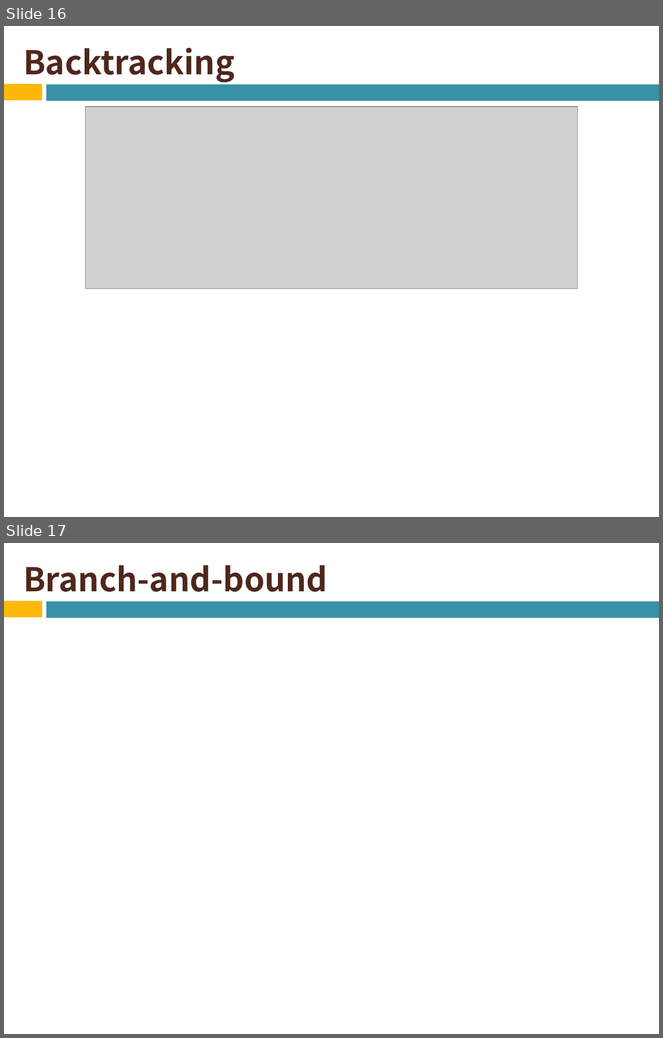
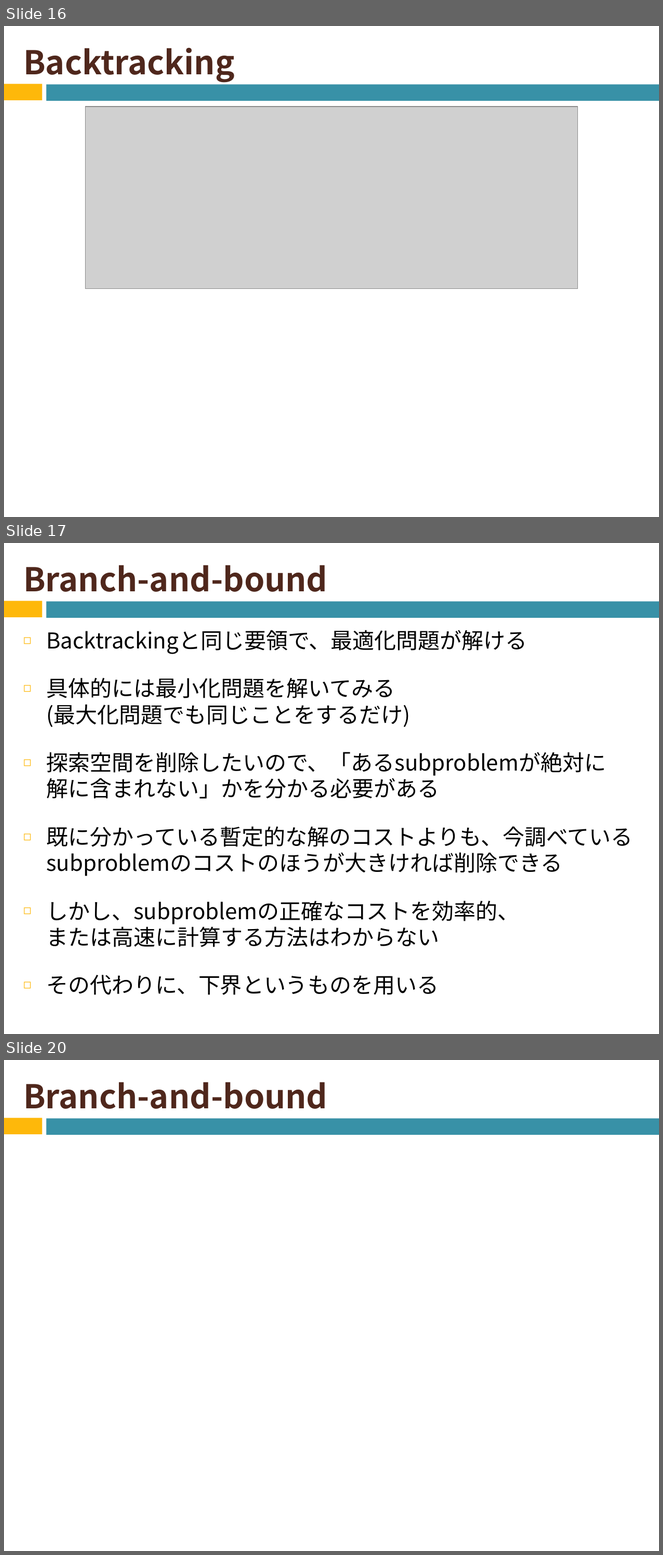
Before and after one commit to naruse-takamasa/seminar, a slide deck: CopingNPCompleteness.pptx. Shown one above the other, each under a label of ours: slides 16 and 17 before the commit, slides 16, 17 and 20 after it; the slides between them are not shown. The pictures are 663x1038 and 663x1555 pixels, drawn with LibreOffice and Linux fonts; fonts in the diff are those of the drawing; grey boxes stand for pictures. Boxes give left, top, right and bottom in pixels: in the first picture for what was removed or moved away, otherwise in the second. Text is boxed around its words. In the diff, an @@ line names an element or a change of style, - is before the commit and + after.

Commit message:
Branch-and-boundの節のスライドの追加

```diff
--- a/CopingNPCompleteness.pptx
+++ b/CopingNPCompleteness.pptx
@@ slide 17 added at [4,543,659,1034], background #FFFFFF; not listed: 2 template elements that a slide beside it also shows @@
@@ title added at [23,565,327,592], 36 pt, text #4F271C, bold @@
+Branch-and-bound
@@ text added at [46,630,633,995], 24 pt, text #000000 @@
+◻ Backtrackingと同じ要領で、最適化問題が解ける
+◻ 具体的には最小化問題を解いてみる
+  (最大化問題でも同じことをするだけ)
+◻ 探索空間を削除したいので、「あるsubproblemが絶対に
+  解に含まれない」かを分かる必要がある
+◻ 既に分かっている暫定的な解のコストよりも、今調べているsubproblemのコストのほうが大きければ削除できる
+◻ しかし、subproblemの正確なコストを効率的、
+  または高速に計算する方法はわからない
+◻ その代わりに、下界というものを用いる
@@ what was slide 17 is now slide 20 @@
```
Also in this commit, not shown: 7 other slides added, 3 other files.
